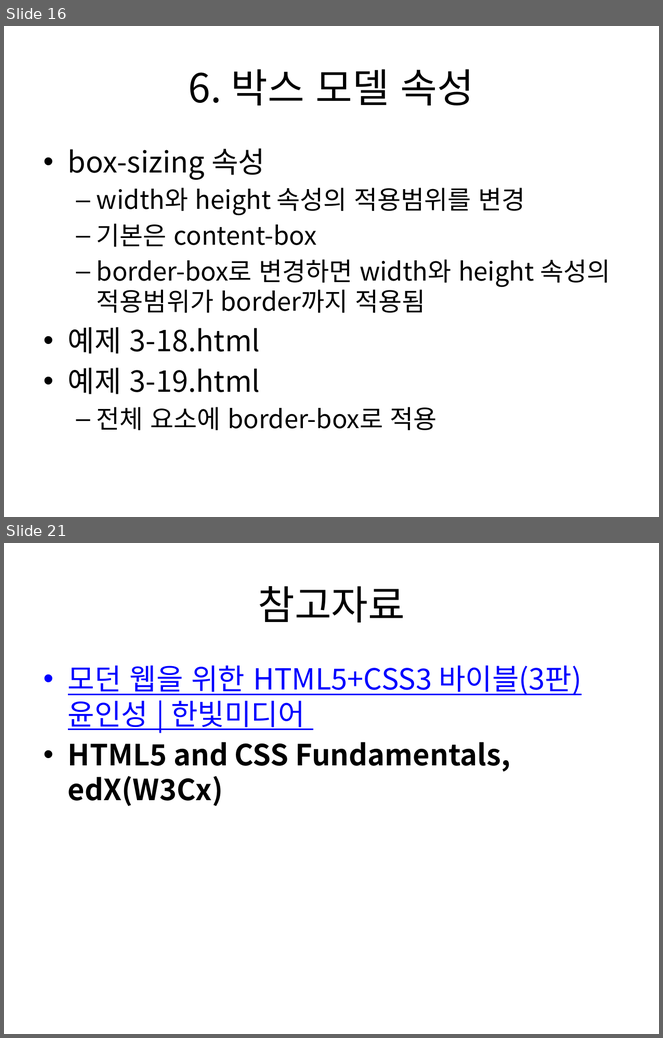
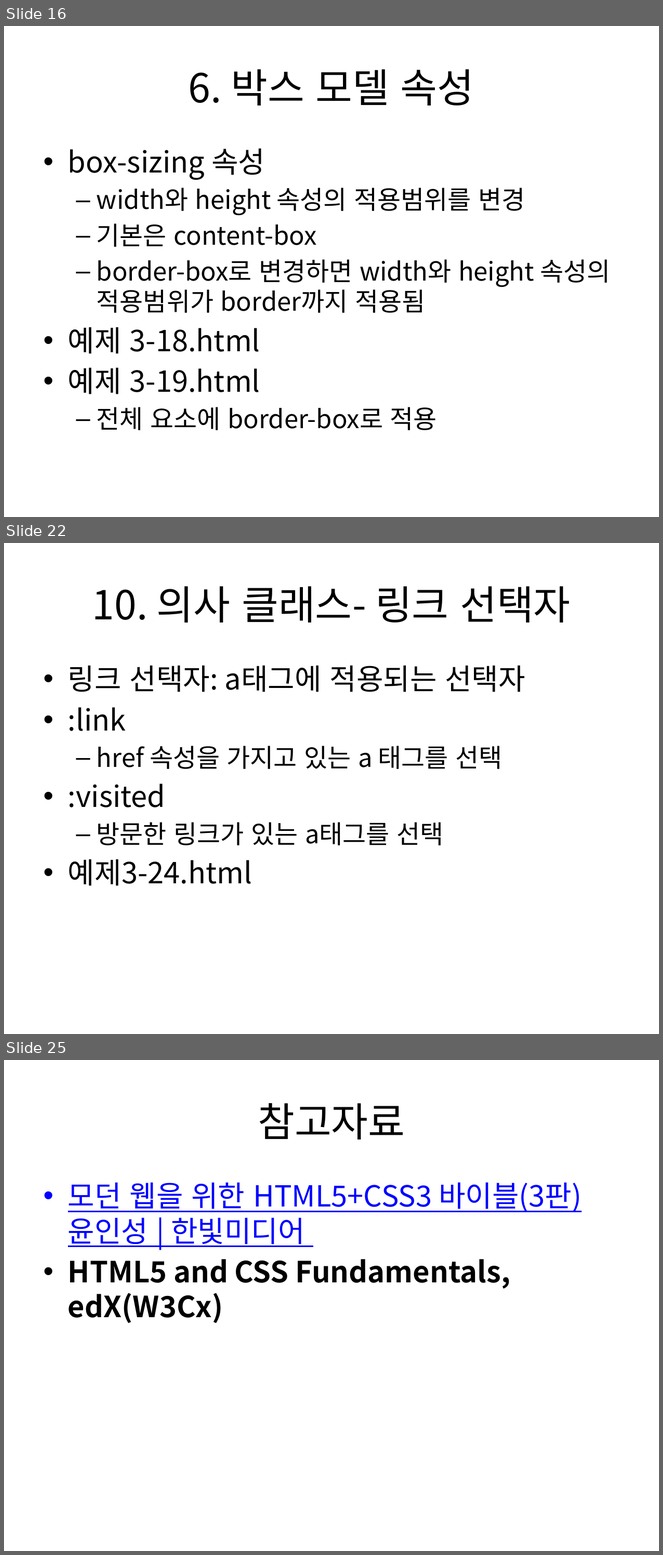
Before and after one commit to kdkcom1234/git2021, a slide deck: 1-html-css/03. CSS3 선택자 및 스타일 속성.pptx. Shown one above the other, each under a label of ours: slides 16 and 21 before the commit, slides 16, 22 and 25 after it; the slides between them are not shown. The pictures are 663x1038 and 663x1555 pixels, drawn with LibreOffice and Linux fonts; fonts in the diff are those of the drawing. Boxes give left, top, right and bottom in pixels: in the first picture for what was removed or moved away, otherwise in the second. Text is boxed around its words. In the diff, an @@ line names an element or a change of style, - is before the commit and + after.

```diff
--- a/1-html-css/03. CSS3 선택자 및 스타일 속성.pptx
+++ b/1-html-css/03. CSS3 선택자 및 스타일 속성.pptx
@@ slide 22 added at box(4, 543, 659, 1034), background #FFFFFF @@
@@ title added at box(92, 586, 570, 623), 44 pt, text #000000 @@
+10. 의사 클래스- 링크 선택자
@@ text added at box(68, 665, 526, 886), 32 pt, text #000000 @@
+• 링크 선택자: a태그에 적용되는 선택자
+• :link
+  – href 속성을 가지고 있는 a 태그를 선택
+• :visited
+  – 방문한 링크가 있는 a태그를 선택
+• 예제3-24.html
@@ what was slide 21 is now slide 25 @@
```
Also in this commit, not shown: 5 slides changed, 3 other slides added, 9 other files.
